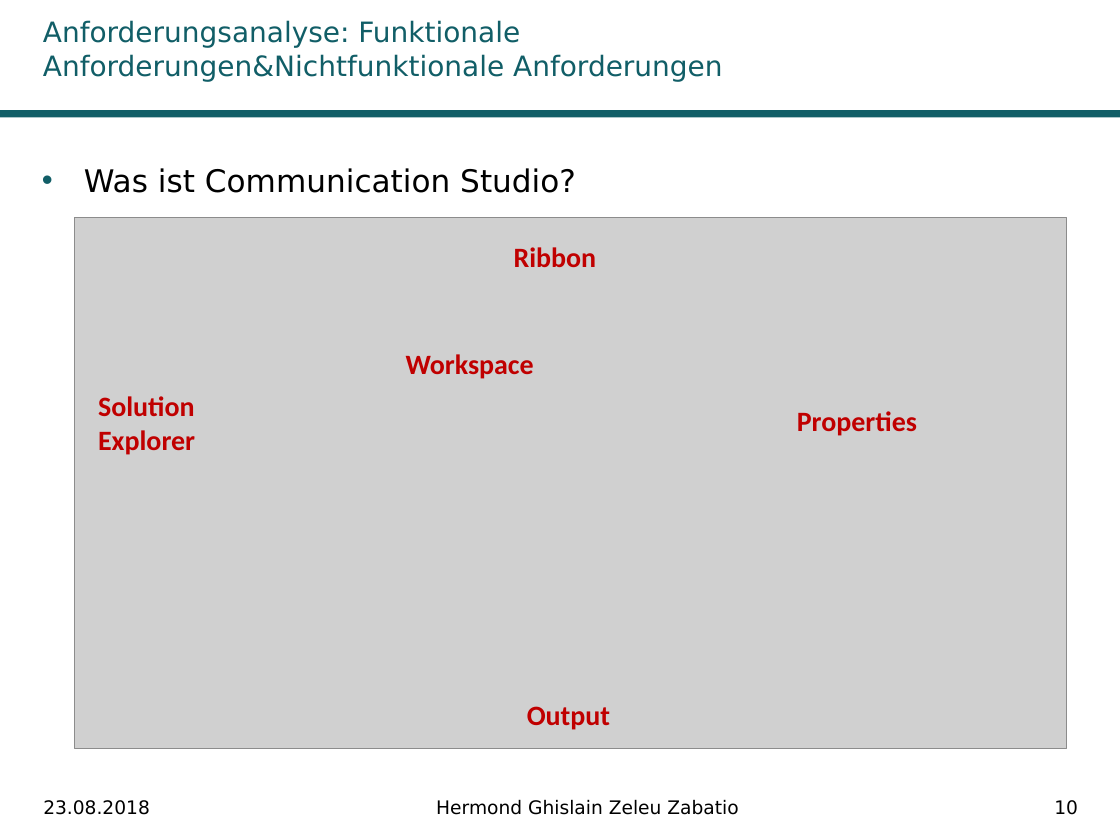
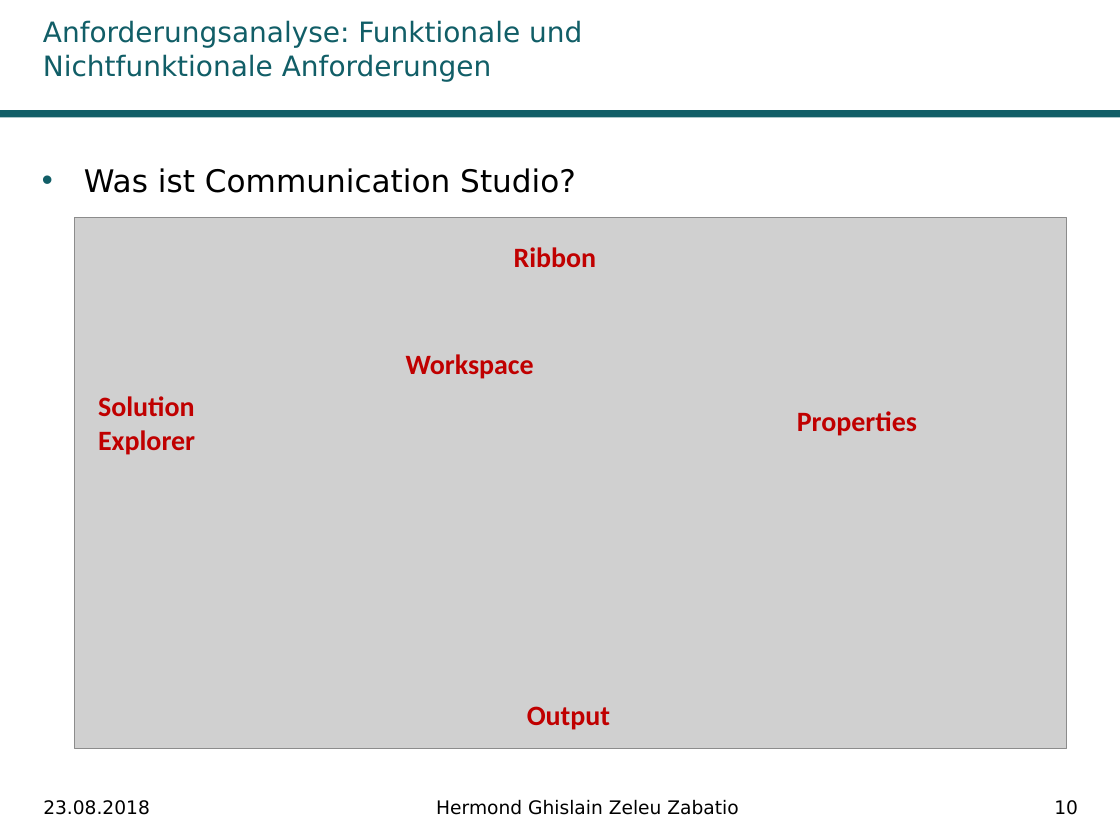
Before and after one commit to Ghislain1/zoe-fb-app, a slide deck: slide 10 of Master-Abschluss.pptx. Drawn at 1120x840 pixels with LibreOffice and Linux fonts; fonts in the diff are those of the drawing; grey boxes stand for pictures; background and template pictures are left out. Boxes give left, top, right and bottom in pixels: in the first picture for what was removed or moved away, otherwise in the second. Text is boxed around its words. In the diff, an @@ line names an element or a change of style, - is before the commit and + after.

```diff
--- a/Master-Abschluss.pptx
+++ b/Master-Abschluss.pptx
@@ title at [43,20,582,82]: text changed @@
-Anforderungsanalyse: Funktionale Anforderungen&Nichtfunktionale Anforderungen
+Anforderungsanalyse: Funktionale und Nichtfunktionale Anforderungen
```
Also in this commit, not shown: 14 other slides changed, 1 other file.
